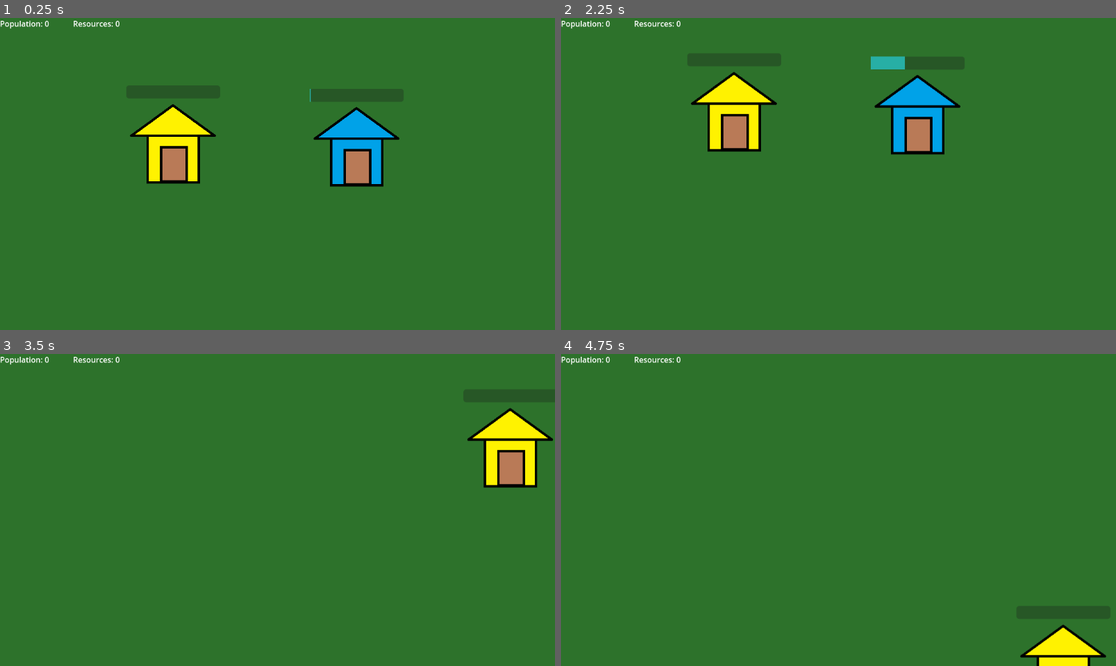
Above: before the commit, frames 1-4 (two rows, left to right).
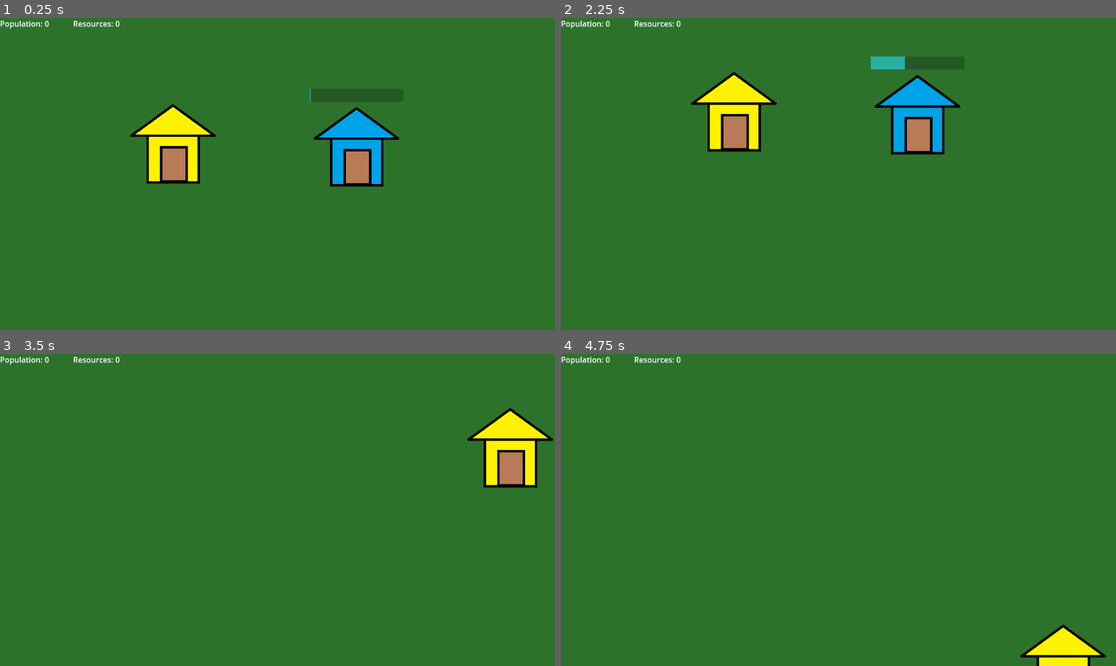
Above: after the commit, the same moments.

Repository: slowingwand28/Godot-Projects
Game: Godot game, scene res://World/world.tscn
Same seed, same stepped clock (60 frames per second), same inputs: the game is played once before the commit and once after it. The project has no main scene, so this scene is started directly.
Inputs (mouse positions are in pixels of both pictures, inside the frame that each line leads up to):
- Up to frame 1 (0.25 s): no input
- Up to frame 2 (2.25 s): tap Enter at 0.5 s; move the mouse to (733, 158) at 0.52 s; press the mouse at (733, 158) at 0.53 s; release the mouse at (733, 158) at 1.25 s; click (866, 174) at 1.25 s, where only the run before the commit has a clickable "No"; tap Space at 2 s; move the mouse to (727, 189) at 2.02 s; tap S (Camera Down) at 2.1 s
- Up to frame 3 (3.5 s): click (166, 525) at 2.3 s; tap Enter at 2.75 s; move the mouse to (333, 441) at 2.77 s; hold A (Camera Left) from 2.78 s (still down); click (333, 441) at 3.05 s
- Up to frame 4 (4.75 s): move the mouse to (810, 572) at 3.52 s; release A (Camera Left) at 3.53 s; tap D (Camera Right) at 3.6 s; click (810, 572) at 3.8 s; tap Space at 4.25 s; move the mouse to (1005, 556) at 4.27 s; hold W (Camera Up) from 4.28 s (still down); click (1005, 556) at 4.55 s

The runs differ from the first frame. In frame 1, 0.7% of the frame differs, in the area x 22-40%, y 21-26%; in frame 2, 0.7%; in frame 3, 0.7%; in frame 4, 0.7%.
Error after the commit: Parse Error: Too few arguments for "connect()" call. Expected at least 2 but received 1. (res://Faction1/Buildings/Test)

Commit message:
still working on unit spawn timer.

Diff:
--- a/rts-game/Faction1/Buildings/Test unit spawner/unit_spawner.gd
+++ b/rts-game/Faction1/Buildings/Test unit spawner/unit_spawner.gd
@@ -26,6 +26,7 @@
 	var path = get_tree().get_root().get_node("World/UI")
 	if not path.has_node("Unit Spawn Menu"):
 		var spawnMenu = menu.instantiate()
+		spawnMenu.connect("yes_pressed", )
 		spawnMenu.housePos = position
 		path.add_child(spawnMenu)
 
--- a/rts-game/Faction1/Buildings/Test unit spawner/unit_spawner.tscn
+++ b/rts-game/Faction1/Buildings/Test unit spawner/unit_spawner.tscn
@@ -43,6 +43,7 @@
 wait_time = 0.1
 
 [node name="ProgressBar" type="ProgressBar" parent="."]
+visible = false
 offset_left = -97.0
 offset_top = -153.0
 offset_right = 98.0
--- a/rts-game/Game/Menus/unit_spawn_menu.gd
+++ b/rts-game/Game/Menus/unit_spawn_menu.gd
@@ -3,6 +3,7 @@
 @onready var unit = preload("res://Faction1/Units/Test unit/unit.tscn")
 var housePos = Vector2()
 @export var unitCost = 10
+signal yes_pressed
 
 func _process(delta: float) -> void:
 	if Game.resorces < unitCost:
@@ -11,16 +12,17 @@
 		$Yes.disabled = false
 
 func _on_yes_pressed() -> void:
-	var randomPosX = randi_range(-100, 100)
-	var randomPosY = randi_range(-100, 100)
-
-	var path = get_tree().get_root().get_node("World/Friendly Units")
-	var worldPath = get_tree().get_root().get_node("World")
-	var newUnit = unit.instantiate()
-	newUnit.position = Vector2((housePos.x + randomPosX), (housePos.y + randomPosY)) #housePos + Vector2(randomPosX, randomPosY)
-	path.add_child(newUnit)
-	Game.resorces -= unitCost
-	worldPath.get_units()
+	#var randomPosX = randi_range(-100, 100)
+	#var randomPosY = randi_range(-100, 100)
+	#
+	#var path = get_tree().get_root().get_node("World/Friendly Units")
+	#var worldPath = get_tree().get_root().get_node("World")
+	#var newUnit = unit.instantiate()
+	#newUnit.position = Vector2((housePos.x + randomPosX), (housePos.y + randomPosY)) #housePos + Vector2(randomPosX, randomPosY)
+	#path.add_child(newUnit)
+	#Game.resorces -= unitCost
+	#worldPath.get_units()
+	yes_pressed.emit()
 
 
 func _on_no_pressed() -> void:
